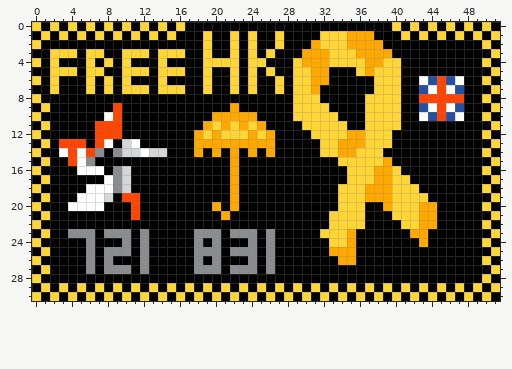
Two versions of one pixel-art sprite, rplace/template3.png. The picture above was drawn from the file before the commit.
The file is 52x31 pixels.
The result:
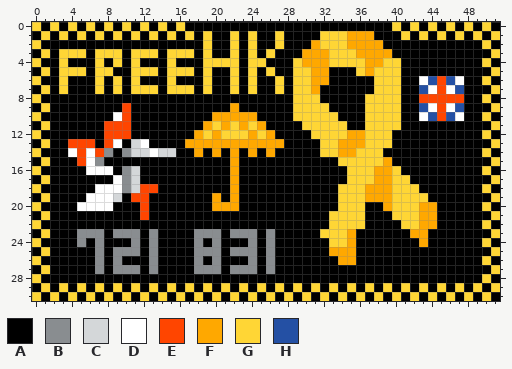
Palette (. is transparent): A #000000  B #898d90  C #d4d7d9  D #ffffff  E #ff4500  F #ffa800  G #ffd635  H #2450a4
Commit message: move sign
Difference:
y 1: x 17 A -> G
y 3: x 1..2 AG -> GA; x 5..6 AG -> GA; x 8..10 AAG -> GGA; x 13..14 AG -> GA; x 17 A -> G
y 4: x 2..3 GA -> AG; x 6..11 GAGAGA -> AGAGAG; x 14..15 GA -> AG
y 5: x 1..2 AG -> GA; x 5..6 AG -> GA; x 8 A -> G; x 10 G -> A; x 13..14 AG -> GA; x 17 A -> G
y 6: x 2..3 GA -> AG; x 6..11 GAGAGA -> AGAGAG; x 14..15 GA -> AG
y 7: x 1..3 AGA -> GAG; x 6..10 GAGAG -> AGAGA; x 13..14 AG -> GA; x 17 A -> G
y 9: x 9..10 EA -> AE
y 10: x 8..10 DEA -> ADE
y 11..12: x 7 E -> A; x 10 A -> E
y 13: x 3 E -> A; x 6..12 AEDACDA -> EAEDACD; x 17 A -> F; x 27 A -> F
y 14: x 3..10 DEDEBABC -> ADEDEBAB; x 12..13 DC -> CD; x 15 A -> C
y 15: x 4..7 EDBA -> AEDB
y 16: x 5 D -> A; x 8..11 ABCA -> DABC
y 17: x 8..11 DBCA -> ADBC
y 18: x 6 D -> A; x 9..13 BCAAA -> DBCEE
y 19: x 5 D -> A; x 8..10 CAE -> DCA; x 12 A -> E; x 20 A -> F
y 20: x 4 D -> A; x 8 A -> D; x 11..12 EA -> AE; x 21 A -> F
y 21: x 11..12 EA -> AE; x 21 F -> A
y 23: x 4 B -> A; x 7..8 AB -> BA; x 11..13 ABA -> BAB
y 24: x 5..7 ABA -> BAB; x 10..13 BABA -> ABAB
y 25: x 6..8 BAB -> ABA; x 11..13 ABA -> BAB
y 26: x 6..9 BABA -> ABAB; x 12..13 BA -> AB
y 27: x 6..8 BAB -> ABA; x 11..13 ABA -> BAB
